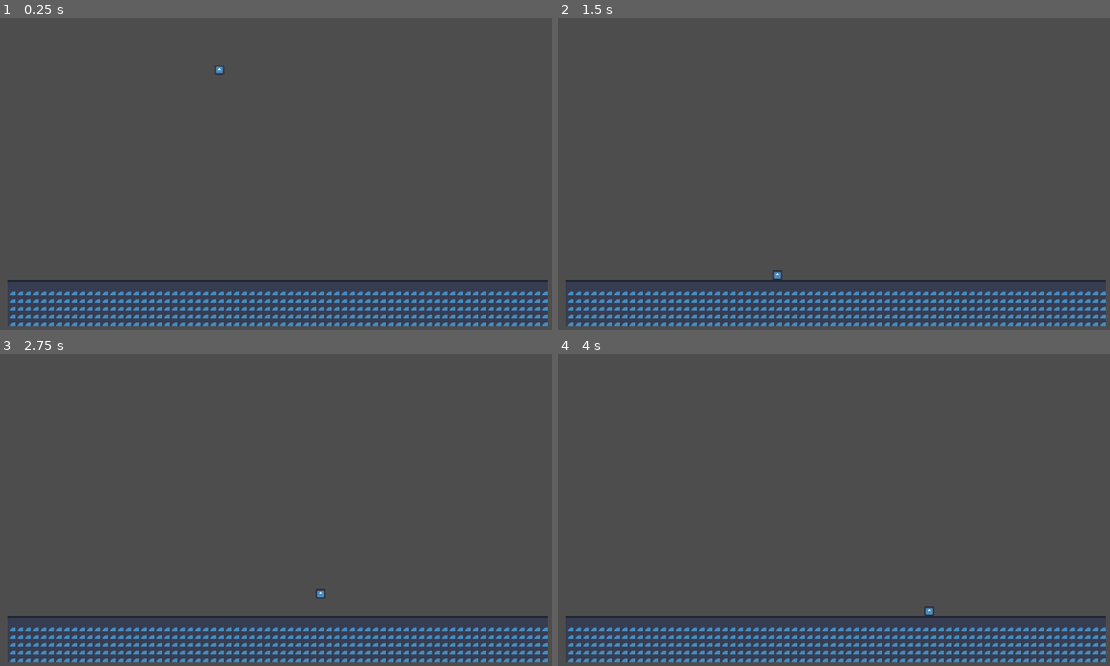
Above: before the commit, frames 1-4 (two rows, left to right).
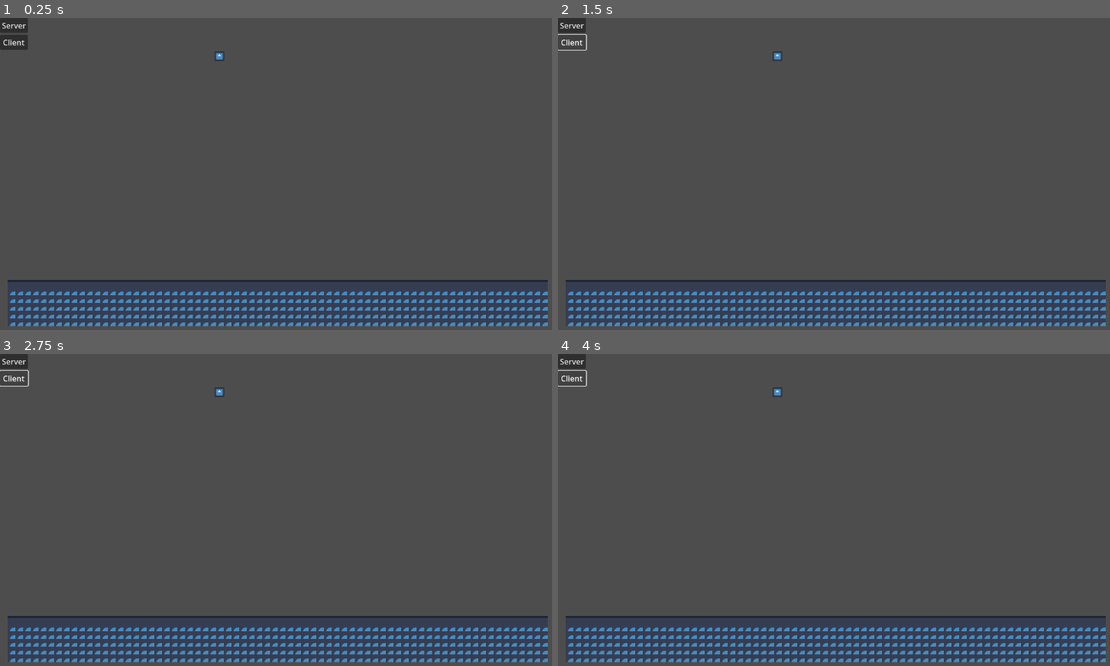
Above: after the commit, the same moments.

Repository: Where-is-my-input/multiplayer-2d
Game: Godot game, scene res://scenes/main.tscn
Same seed, same stepped clock (60 frames per second), same inputs: the game is played once before the commit and once after it. The engine's default icon, where the game draws it, is replaced by a stand-in: a white triangle on a blue panel in a dark square.
Inputs (mouse positions are in pixels of both pictures, inside the frame that each line leads up to):
- Up to frame 1 (0.25 s): no input
- Up to frame 2 (1.5 s): click (574, 24) at 0.5 s, where only the run after the commit has a clickable "Server"; click (574, 42) at 1.25 s, where only the run after the commit has a clickable "Client"
- Up to frame 3 (2.75 s): tap Enter (ui_accept) at 2, 2.27 s; hold Right (ui_right) from 2.03 s (still down)
- Up to frame 4 (4 s): tap Enter (ui_accept) at 3.02, 3.5 s; release Right (ui_right) at 3.53 s; hold Left (ui_left) from 3.53 s (still down)

The runs differ from the first frame. In frame 1, 0.5% of the frame differs, in the area x 0-41%, y 0-19%; in frame 2, 0.4%; in frame 3, 0.4%; in frame 4, 0.4%.

Commit message:
High level multiplayer

Diff:
--- a/project.godot
+++ b/project.godot
@@ -14,3 +14,7 @@
 run/main_scene="uid://m2nbcvn5lbua"
 config/features=PackedStringArray("4.4", "Forward Plus")
 config/icon="res://icon.svg"
+
+[autoload]
+
+HighLevelNetworkHandler="*res://scenes/highLevelNetwork/highLevelNetworkHandler.gd"
--- /dev/null
+++ b/scenes/highLevelNetwork/highLevelNetworkHandler.gd
@@ -0,0 +1,16 @@
+extends Node
+
+const IP_ADDRESS: String = "localhost"
+const PORT: int = 42069
+
+var peer: ENetMultiplayerPeer
+
+func startServer():
+	peer = ENetMultiplayerPeer.new()
+	peer.create_server(PORT)
+	multiplayer.multiplayer_peer = peer
+
+func startClient():
+	peer = ENetMultiplayerPeer.new()
+	peer.create_client(IP_ADDRESS, PORT)
+	multiplayer.multiplayer_peer = peer
--- /dev/null
+++ b/scenes/high_level_ui.gd
@@ -0,0 +1,8 @@
+extends Control
+
+func _on_btn_client_pressed() -> void:
+	HighLevelNetworkHandler.startClient()
+
+
+func _on_btn_server_pressed() -> void:
+	HighLevelNetworkHandler.startServer()
--- a/scenes/main.tscn
+++ b/scenes/main.tscn
@@ -1,7 +1,9 @@
-[gd_scene load_steps=5 format=4 uid="uid://m2nbcvn5lbua"]
+[gd_scene load_steps=7 format=4 uid="uid://m2nbcvn5lbua"]
 
 [ext_resource type="PackedScene" uid="uid://bga755ys56qmh" path="res://scenes/player.tscn" id="1_o5qli"]
 [ext_resource type="Texture2D" uid="uid://qp7o51s5ti1c" path="res://icon.svg" id="2_0wfyh"]
+[ext_resource type="Script" uid="uid://dvt8do8wyrjx4" path="res://scenes/high_level_ui.gd" id="3_sugp2"]
+[ext_resource type="Script" uid="uid://bj4m1ogeondfs" path="res://scenes/multiplayer_spawner.gd" id="4_jyhfs"]
 
 [sub_resource type="TileSetAtlasSource" id="TileSetAtlasSource_sugp2"]
 texture = ExtResource("2_0wfyh")
@@ -112,3 +114,32 @@
 [node name="TileMapLayer" type="TileMapLayer" parent="."]
 tile_map_data = PackedByteArray("AAABACIAAAABAAAAAAACACIAAAABAAAAAAADACIAAAABAAAAAAAEACIAAAABAAAAAAAFACIAAAABAAAAAAAGAC …(6640 unchanged characters)…
 tile_set = SubResource("TileSet_jyhfs")
+
+[node name="highLevelUI" type="Control" parent="."]
+layout_mode = 3
+anchors_preset = 0
+offset_right = 40.0
+offset_bottom = 40.0
+script = ExtResource("3_sugp2")
+
+[node name="VBoxContainer" type="VBoxContainer" parent="highLevelUI"]
+layout_mode = 0
+offset_right = 40.0
+offset_bottom = 40.0
+
+[node name="btnServer" type="Button" parent="highLevelUI/VBoxContainer"]
+layout_mode = 2
+text = "Server"
+
+[node name="btnClient" type="Button" parent="highLevelUI/VBoxContainer"]
+layout_mode = 2
+text = "Client"
+
+[node name="MultiplayerSpawner" type="MultiplayerSpawner" parent="."]
+_spawnable_scenes = PackedStringArray("uid://bga755ys56qmh")
+spawn_path = NodePath("..")
+script = ExtResource("4_jyhfs")
+networkPlayer = ExtResource("1_o5qli")
+
+[connection signal="pressed" from="highLevelUI/VBoxContainer/btnServer" to="highLevelUI" method="_on_btn_server_pressed"]
+[connection signal="pressed" from="highLevelUI/VBoxContainer/btnClient" to="highLevelUI" method="_on_btn_client_pressed"]
--- /dev/null
+++ b/scenes/multiplayer_spawner.gd
@@ -0,0 +1,14 @@
+extends MultiplayerSpawner
+
+@export var networkPlayer: PackedScene
+
+func _ready() -> void:
+	multiplayer.peer_connected.connect(spawnPlayer)
+
+func spawnPlayer(id: int):
+	if !multiplayer.is_server(): return
+
+	var player: Node = networkPlayer.instantiate()
+	player.name = str(id)
+
+	get_node(spawn_path).call_deferred("add_child", player)
--- a/scenes/player.gd
+++ b/scenes/player.gd
@@ -4,8 +4,12 @@
 const SPEED = 300.0
 const JUMP_VELOCITY = -400.0
 
+func _enter_tree() -> void:
+	set_multiplayer_authority(name.to_int())
+
 
 func _physics_process(delta: float) -> void:
+	if !is_multiplayer_authority(): return
 	# Add the gravity.
 	if not is_on_floor():
 		velocity += get_gravity() * delta
--- a/scenes/player.tscn
+++ b/scenes/player.tscn
@@ -1,9 +1,14 @@
-[gd_scene load_steps=4 format=3 uid="uid://bga755ys56qmh"]
+[gd_scene load_steps=5 format=3 uid="uid://bga755ys56qmh"]
 
 [ext_resource type="Texture2D" uid="uid://qp7o51s5ti1c" path="res://icon.svg" id="1_3vyb7"]
 [ext_resource type="Script" uid="uid://byy3neqckuqpa" path="res://scenes/player.gd" id="1_g2els"]
 
 [sub_resource type="RectangleShape2D" id="RectangleShape2D_u8vuu"]
+
+[sub_resource type="SceneReplicationConfig" id="SceneReplicationConfig_g2els"]
+properties/0/path = NodePath(".:position")
+properties/0/spawn = true
+properties/0/replication_mode = 1
 
 [node name="player" type="CharacterBody2D"]
 script = ExtResource("1_g2els")
@@ -14,3 +19,6 @@
 [node name="Sprite2D" type="Sprite2D" parent="."]
 scale = Vector2(0.15625, 0.15625)
 texture = ExtResource("1_3vyb7")
+
+[node name="MultiplayerSynchronizer" type="MultiplayerSynchronizer" parent="."]
+replication_config = SubResource("SceneReplicationConfig_g2els")
Not shown, added: scenes/highLevelNetwork/highLevelNetworkHandler.gd.uid
Not shown, added: scenes/high_level_ui.gd.uid
Not shown, added: scenes/multiplayer_spawner.gd.uid
